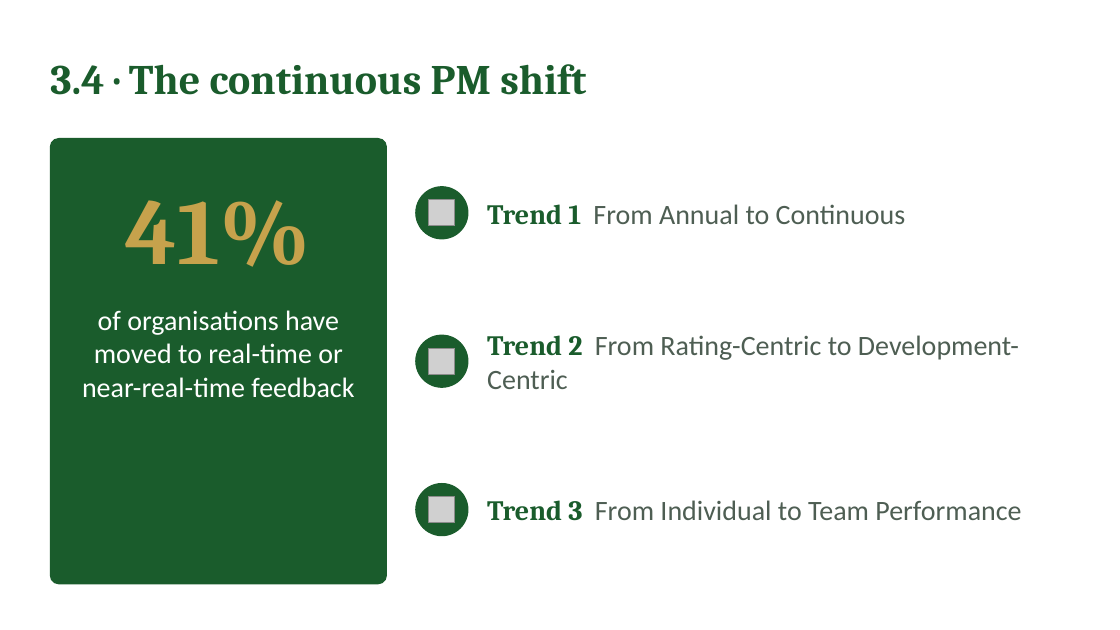
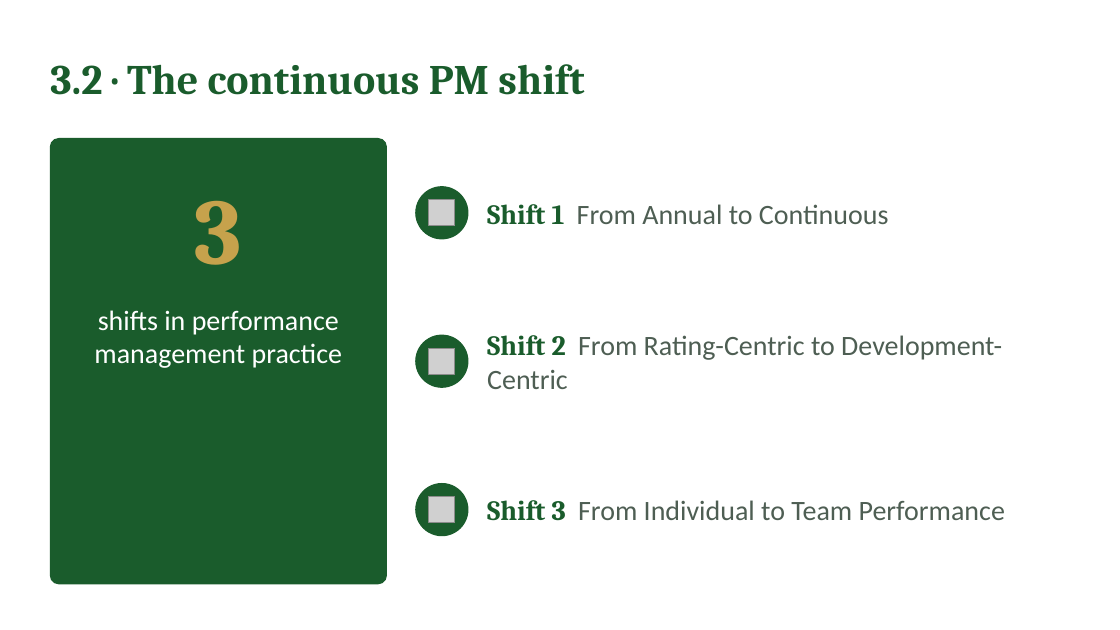
Before and after one commit to IBSL26/ibsl-platform, a slide deck: slide 24 of Unit decks/Unit 06 - Performance Management Setup.pptx (slide 20 before the commit). Drawn at 1120x630 pixels with LibreOffice and Linux fonts; fonts in the diff are those of the drawing; grey boxes stand for pictures. Boxes give left, top, right and bottom in pixels: in the first picture for what was removed or moved away, otherwise in the second. Text is boxed around its words. In the diff, an @@ line names an element or a change of style, - is before the commit and + after.

```diff
--- a/Unit decks/Unit 06 - Performance Management Setup.pptx
+++ b/Unit decks/Unit 06 - Performance Management Setup.pptx
@@ text at (50,64,584,95): text changed @@
-3.4 · The continuous PM shift
+3.2 · The continuous PM shift
@@ text at (195,200,242,265): text changed @@
-41%
+3
@@ text at (487,204,889,225): text changed @@
-Trend 1 From Annual to Continuous
+Shift 1 From Annual to Continuous
@@ text at (94,310,342,368): text changed @@
-of organisations have moved to real-time or near-real-time feedback
+shifts in performance management practice
@@ text at (487,335,1002,389): text changed @@
-Trend 2 From Rating-Centric to Development-Centric
+Shift 2 From Rating-Centric to Development-Centric
@@ text at (487,500,1005,521): text changed @@
-Trend 3 From Individual to Team Performance
+Shift 3 From Individual to Team Performance
```
Also in this commit, not shown: 14 other slides changed, 14 slides added, 9 slides removed, 30 other files.
